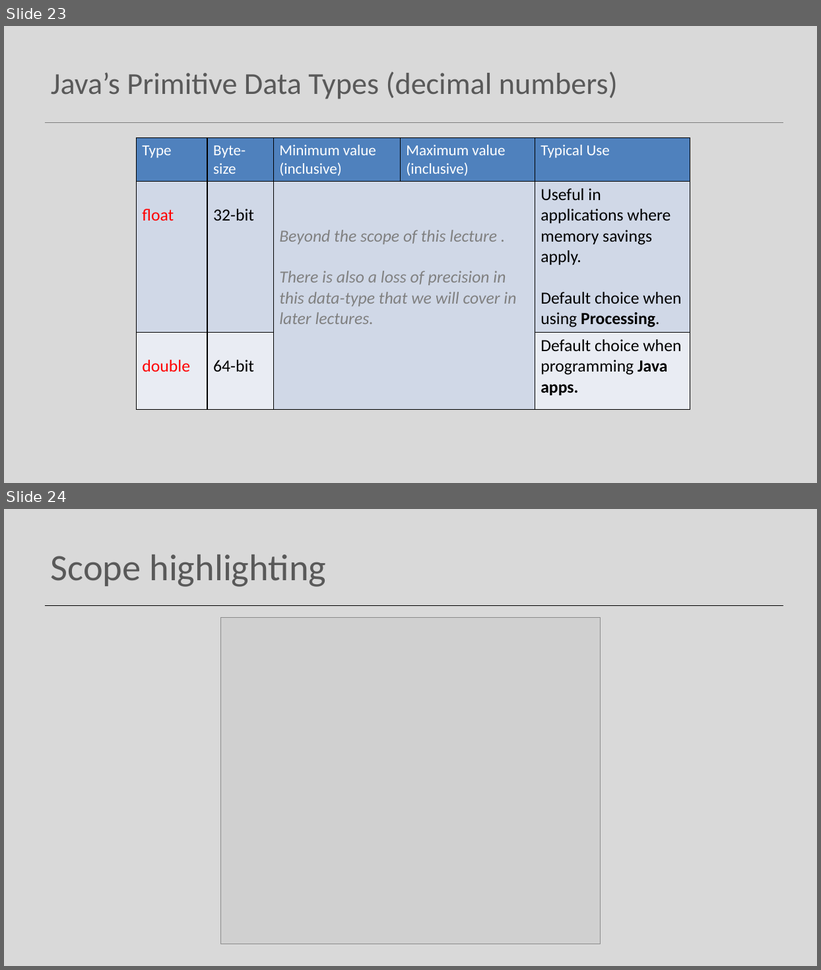
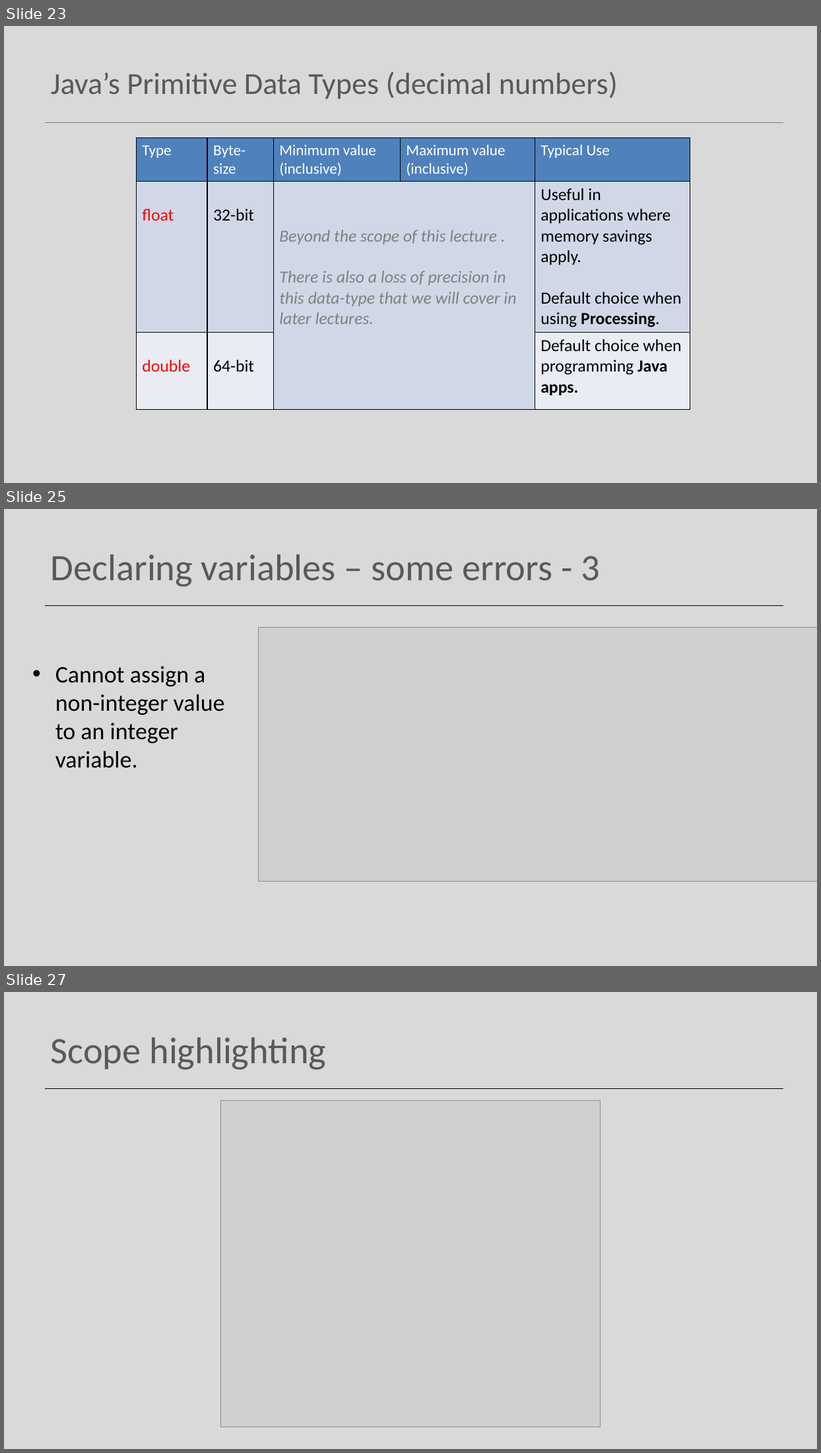
Before and after one commit to Programming-Fundamentals-SETU/prog-fund-1-sept-25, a slide deck: topic03-dataTypes-variables-and-expressions/unit-1/talk-1/a-data-types.pptx. Shown one above the other, each under a label of ours: slides 23 and 24 before the commit, slides 23, 25 and 27 after it; the slides between them are not shown. The pictures are 821x970 and 821x1453 pixels, drawn with LibreOffice and Linux fonts; fonts in the diff are those of the drawing; grey boxes stand for pictures. Boxes give left, top, right and bottom in pixels: in the first picture for what was removed or moved away, otherwise in the second. Text is boxed around its words. In the diff, an @@ line names an element or a change of style, - is before the commit and + after.

```diff
--- a/topic03-dataTypes-variables-and-expressions/unit-1/talk-1/a-data-types.pptx
+++ b/topic03-dataTypes-variables-and-expressions/unit-1/talk-1/a-data-types.pptx
@@ slide 25 added at [4, 509, 817, 966], background #D9D9D9; not listed: 1 template element that a slide beside it also shows @@
@@ title added at [51, 555, 600, 587], 44 pt, text #595959 @@
+Declaring variables – some errors - 3
@@ picture added at [259, 627, 817, 882] @@
@@ text added at [55, 666, 225, 768], 28 pt, text #000000 @@
+• Cannot assign a non-integer value to an integer variable.
@@ what was slide 24 is now slide 27 @@
```
Also in this commit, not shown: 8 slides changed, 4 other slides added, 2 slides removed, 19 other files.
